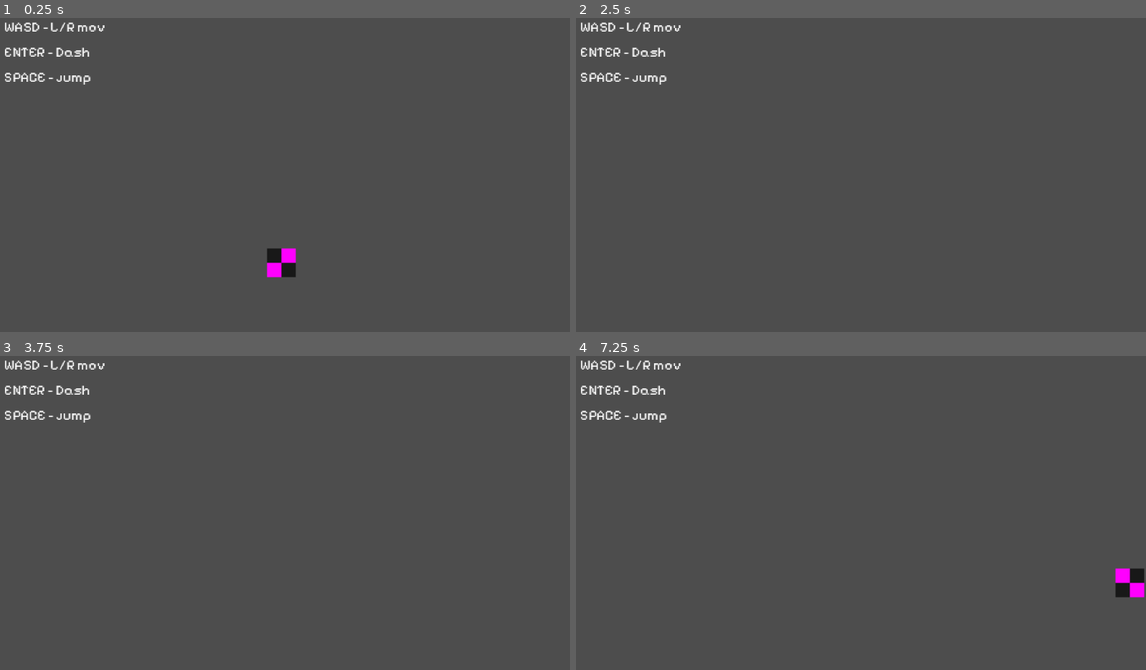
Above: before the commit, frames 1-4 (two rows, left to right).
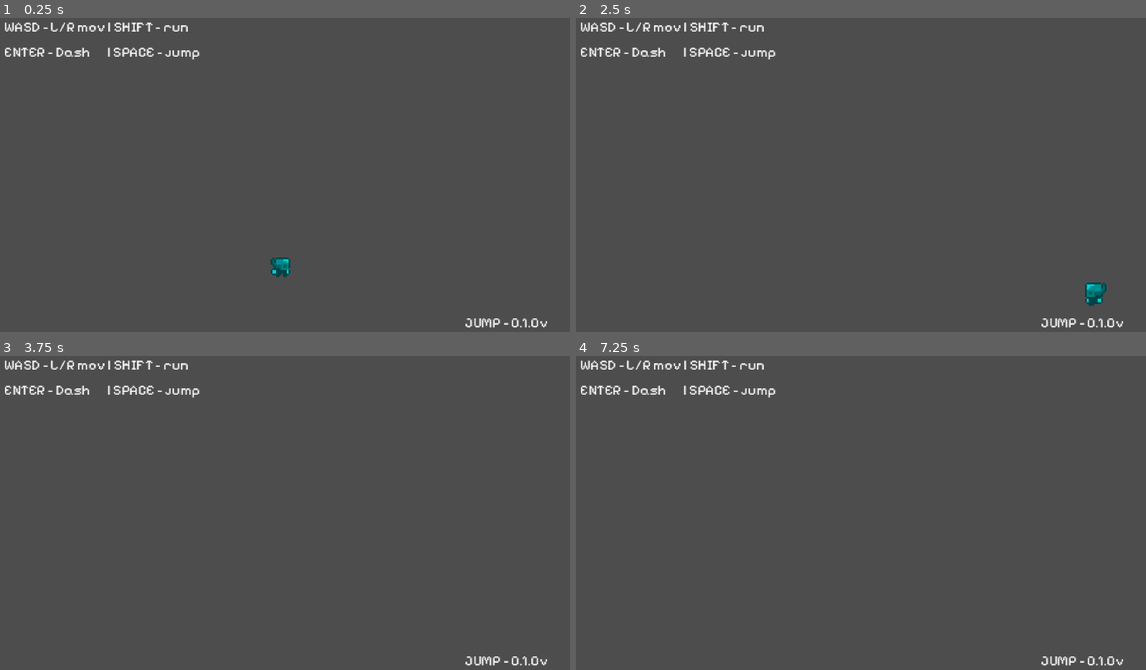
Above: after the commit, the same moments.

Repository: Arlthier/jump
Game: Godot game, scene res://core/main.tscn
The game is run twice, just before and just after one commit, with the same random seed, the same clock (stepped at 60 frames per second) and the same inputs.
Inputs:
- Up to frame 1 (0.25 s): no input
- Up to frame 2 (2.5 s): tap Enter (dash) at 0.5, 0.6, 2.3 s; hold Shift (run) 0.53-1.28 s; hold D (right) 0.53-2.03 s; tap Space (jump) at 0.77, 1.07, 1.52, 1.55, 1.82, 2, 2.1 s; tap Shift (run) at 1.35 s; hold A (left) from 2.03 s (still down)
- Up to frame 3 (3.75 s): release A (left) at 2.78 s; hold D (right) from 2.78 s (still down); tap Enter (dash) at 2.85, 3.5 s; tap Space (jump) at 3.02, 3.32 s; tap Shift (run) at 3.05 s; hold Shift (run) from 3.53 s (still down)
- Up to frame 4 (7.25 s): tap Space (jump) at 3.77, 3.8, 4.07, 4.25, 4.52, 4.82, 5.75, 5.85, 6.02, 6.32, 6.77, 7.07 s; release D (right) at 4.28 s; release Shift (run) at 4.28 s; hold A (left) 4.28-5.03 s; tap Enter (dash) at 4.35, 5, 6.6 s; hold D (right) 5.03-5.78 s; hold Shift (run) 5.03-5.78 s; hold A (left) from 5.78 s (still down)

The runs differ from the first frame. In frame 1, 1.3% of the frame differs, in the area x 0-96%, y 1-99%; in frame 2, 1.1%; in frame 3, 0.8%; in frame 4, 1.3%, in the area x 0-100%, y 1-99%.

Commit message:
Add animations and dynamic coloring to the player
 - Add primary and secondary color change when jumping. (WIP)
 - add player animations:
  - run
  - walk
  - idle
  - dash

Diff:
--- a/core/main.tscn
+++ b/core/main.tscn
@@ -13,9 +13,11 @@
 position = Vector2(1, 0)
 
 [node name="Player" parent="." unique_id=1329869615 instance=ExtResource("1_xiose")]
+maxSpeed = 200.0
+runningModifier = true
 
 [node name="FloorPrototype" type="StaticBody2D" parent="." unique_id=1664519036]
-position = Vector2(0, 84)
+position = Vector2(0, 75)
 
 [node name="CollisionShape2D" type="CollisionShape2D" parent="FloorPrototype" unique_id=1154938040]
 shape = SubResource("WorldBoundaryShape2D_xiose")
--- a/scenes/entities/player/player.tscn
+++ b/scenes/entities/player/player.tscn
@@ -1,31 +1,167 @@
 [gd_scene format=3 uid="uid://x40eiw80lb6u"]
 
-[ext_resource type="Texture2D" uid="uid://f656oyf5vr41" path="res://assets/sprites/undefined.png" id="1_1hmtu"]
 [ext_resource type="Script" uid="uid://bacb3w7q2ctv6" path="res://scenes/entities/player/player_controller.gd" id="1_635qg"]
+[ext_resource type="Texture2D" uid="uid://q5pxbji2hdq0" path="res://scenes/entities/player/player_idle.png" id="2_58kc7"]
+[ext_resource type="Texture2D" uid="uid://bco5tgcm2o3jb" path="res://scenes/entities/player/player_walk.png" id="2_635qg"]
 
 [sub_resource type="CapsuleShape2D" id="CapsuleShape2D_yel1f"]
 radius = 8.0
 height = 16.0
 
+[sub_resource type="AtlasTexture" id="AtlasTexture_70kwc"]
+atlas = ExtResource("2_635qg")
+region = Rect2(0, 0, 16, 16)
+
+[sub_resource type="AtlasTexture" id="AtlasTexture_7wli1"]
+atlas = ExtResource("2_58kc7")
+region = Rect2(0, 0, 16, 16)
+
+[sub_resource type="AtlasTexture" id="AtlasTexture_j0oqr"]
+atlas = ExtResource("2_58kc7")
+region = Rect2(16, 0, 16, 16)
+
+[sub_resource type="AtlasTexture" id="AtlasTexture_xy2vv"]
+atlas = ExtResource("2_58kc7")
+region = Rect2(0, 16, 16, 16)
+
+[sub_resource type="AtlasTexture" id="AtlasTexture_r4dfn"]
+atlas = ExtResource("2_58kc7")
+region = Rect2(16, 16, 16, 16)
+
+[sub_resource type="AtlasTexture" id="AtlasTexture_58kc7"]
+atlas = ExtResource("2_635qg")
+region = Rect2(0, 0, 16, 16)
+
+[sub_resource type="AtlasTexture" id="AtlasTexture_nh4ur"]
+atlas = ExtResource("2_635qg")
+region = Rect2(16, 0, 16, 16)
+
+[sub_resource type="AtlasTexture" id="AtlasTexture_bjvvg"]
+atlas = ExtResource("2_635qg")
+region = Rect2(32, 0, 16, 16)
+
+[sub_resource type="AtlasTexture" id="AtlasTexture_8akj5"]
+atlas = ExtResource("2_635qg")
+region = Rect2(0, 16, 16, 16)
+
+[sub_resource type="AtlasTexture" id="AtlasTexture_bj7e2"]
+atlas = ExtResource("2_635qg")
+region = Rect2(16, 16, 16, 16)
+
+[sub_resource type="AtlasTexture" id="AtlasTexture_1murt"]
+atlas = ExtResource("2_635qg")
+region = Rect2(32, 16, 16, 16)
+
+[sub_resource type="AtlasTexture" id="AtlasTexture_5sj0x"]
+atlas = ExtResource("2_635qg")
+region = Rect2(0, 32, 16, 16)
+
+[sub_resource type="AtlasTexture" id="AtlasTexture_ovg4i"]
+atlas = ExtResource("2_635qg")
+region = Rect2(16, 32, 16, 16)
+
 [sub_resource type="SpriteFrames" id="SpriteFrames_635qg"]
 animations = [{
 "frames": [{
 "duration": 1.0,
-"texture": ExtResource("1_1hmtu")
+"texture": SubResource("AtlasTexture_70kwc")
 }],
 "loop": true,
-"name": &"default",
+"name": &"dash",
 "speed": 5.0
+}, {
+"frames": [{
+"duration": 1.0,
+"texture": SubResource("AtlasTexture_7wli1")
+}, {
+"duration": 1.0,
+"texture": SubResource("AtlasTexture_j0oqr")
+}, {
+"duration": 1.0,
+"texture": SubResource("AtlasTexture_xy2vv")
+}, {
+"duration": 1.0,
+"texture": SubResource("AtlasTexture_r4dfn")
+}],
+"loop": true,
+"name": &"idle",
+"speed": 3.0
+}, {
+"frames": [{
+"duration": 1.0,
+"texture": SubResource("AtlasTexture_58kc7")
+}, {
+"duration": 1.0,
+"texture": SubResource("AtlasTexture_nh4ur")
+}, {
+"duration": 1.0,
+"texture": SubResource("AtlasTexture_bjvvg")
+}, {
+"duration": 1.0,
+"texture": SubResource("AtlasTexture_8akj5")
+}, {
+"duration": 1.0,
+"texture": SubResource("AtlasTexture_bj7e2")
+}, {
+"duration": 1.0,
+"texture": SubResource("AtlasTexture_1murt")
+}, {
+"duration": 1.0,
+"texture": SubResource("AtlasTexture_5sj0x")
+}, {
+"duration": 1.0,
+"texture": SubResource("AtlasTexture_ovg4i")
+}],
+"loop": true,
+"name": &"run",
+"speed": 16.0
+}, {
+"frames": [{
+"duration": 1.0,
+"texture": SubResource("AtlasTexture_58kc7")
+}, {
+"duration": 1.0,
+"texture": SubResource("AtlasTexture_nh4ur")
+}, {
+"duration": 1.0,
+"texture": SubResource("AtlasTexture_bjvvg")
+}, {
+"duration": 1.0,
+"texture": SubResource("AtlasTexture_8akj5")
+}, {
+"duration": 1.0,
+"texture": SubResource("AtlasTexture_bj7e2")
+}, {
+"duration": 1.0,
+"texture": SubResource("AtlasTexture_1murt")
+}, {
+"duration": 1.0,
+"texture": SubResource("AtlasTexture_5sj0x")
+}, {
+"duration": 1.0,
+"texture": SubResource("AtlasTexture_ovg4i")
+}],
+"loop": true,
+"name": &"walk",
+"speed": 8.0
 }]
 
 [node name="Player" type="CharacterBody2D" unique_id=1329869615 node_paths=PackedStringArray("PlayerSprite", "PlayerCollider")]
 script = ExtResource("1_635qg")
+color_primary = Color(0, 0.827451, 0.84705883, 1)
+color_secondary = Color(1, 0.62352943, 0.34117648, 1)
 PlayerSprite = NodePath("AnimatedSprite2D")
 PlayerCollider = NodePath("CollisionShape2D")
+maxSpeed = 100.0
 dashType = 1
+run = true
+idle = true
+walk = true
 
 [node name="CollisionShape2D" type="CollisionShape2D" parent="." unique_id=859600105]
 shape = SubResource("CapsuleShape2D_yel1f")
 
 [node name="AnimatedSprite2D" type="AnimatedSprite2D" parent="." unique_id=94089612]
 sprite_frames = SubResource("SpriteFrames_635qg")
+animation = &"walk"
+autoplay = "idle"
--- a/scenes/entities/player/player_controller.gd
+++ b/scenes/entities/player/player_controller.gd
@@ -5,12 +5,8 @@
 
 class_name PlatformerController2D
 
-@export var README: String = "IMPORTANT: MAKE SURE TO ASSIGN 'left' 'right' 'jump' 'dash' 'up' 'down' 'roll' 'latch' 'twirl' 'run' in the project settings input map. Usage tips. 1. Hover over each toggle and variable to read what it does and to make sure nothing bugs. 2. Animations are very primitive. To make full use of your custom art, you may want to slightly change the code for the animations"
-#INFO READEME
-#IMPORTANT: MAKE SURE TO ASSIGN 'left' 'right' 'jump' 'dash' 'up' 'down' 'roll' 'latch' 'twirl' 'run'  in the project settings input map. THIS IS REQUIRED
-#Usage tips.
-#1. Hover over each toggle and variable to read what it does and to make sure nothing bugs.
-#2. Animations are very primitive. To make full use of your custom art, you may want to slightly change the code for the animations
+@export var color_primary: Color = Color.BLUE
+@export var color_secondary: Color = Color.ORANGE
 
 @export_category("Necesary Child Nodes")
 @export var PlayerSprite: AnimatedSprite2D
@@ -184,6 +180,9 @@
 var downTap
 var twirlTap
 
+enum PlayerColor {PRIMARY, SECONDARY}
+var current_color: PlayerColor = PlayerColor.PRIMARY
+
 func _ready():
 	wasMovingR = true
 	anim = PlayerSprite
@@ -192,6 +191,8 @@
 	_updateData()
 
 func _updateData():
+	anim.modulate = color_primary if current_color == PlayerColor.PRIMARY else color_secondary
+
 	acceleration = maxSpeed / timeToReachMaxSpeed
 	deceleration = -maxSpeed / timeToReachZeroSpeed
 
@@ -349,9 +350,12 @@
 	downTap = Input.is_action_just_pressed("down")
 	twirlTap = Input.is_action_just_pressed("twirl")
 
+	if jumpTap:
+		# WARNING: Player can cheat by pressing the JUMP mid-air.
+		current_color = PlayerColor.PRIMARY if current_color == PlayerColor.SECONDARY else PlayerColor.SECONDARY
+		anim.modulate = color_primary if current_color == PlayerColor.PRIMARY else color_secondary
 
 	#INFO Left and Right Movement
-
 	if rightHold and leftHold and movementInputMonitoring:
 		if !instantStop:
 			_decelerate(delta, false)
--- a/scenes/ui/prototype_placeholder_ui.tscn
+++ b/scenes/ui/prototype_placeholder_ui.tscn
@@ -19,6 +19,15 @@
 offset_bottom = 43.0
 scale = Vector2(0.9968127, 1)
 theme_override_font_sizes/font_size = 8
-text = "WASD - L/R mov
-ENTER - Dash
-SPACE - jump"
+text = "WASD - L/R mov | SHIFT - run
+ENTER - Dash      | SPACE - jump"
+
+[node name="version" type="Label" parent="Control" unique_id=1115462798]
+layout_mode = 0
+offset_left = 261.0
+offset_top = 169.0
+offset_right = 318.0
+offset_bottom = 180.0
+scale = Vector2(0.9968127, 1)
+theme_override_font_sizes/font_size = 8
+text = "JUMP - 0.1.0v"
Binary file added: scenes/entities/player/player_idle.png
Not shown, added: scenes/entities/player/player_idle.png.import
Binary file added: scenes/entities/player/player_walk.png
Not shown, added: scenes/entities/player/player_walk.png.import
